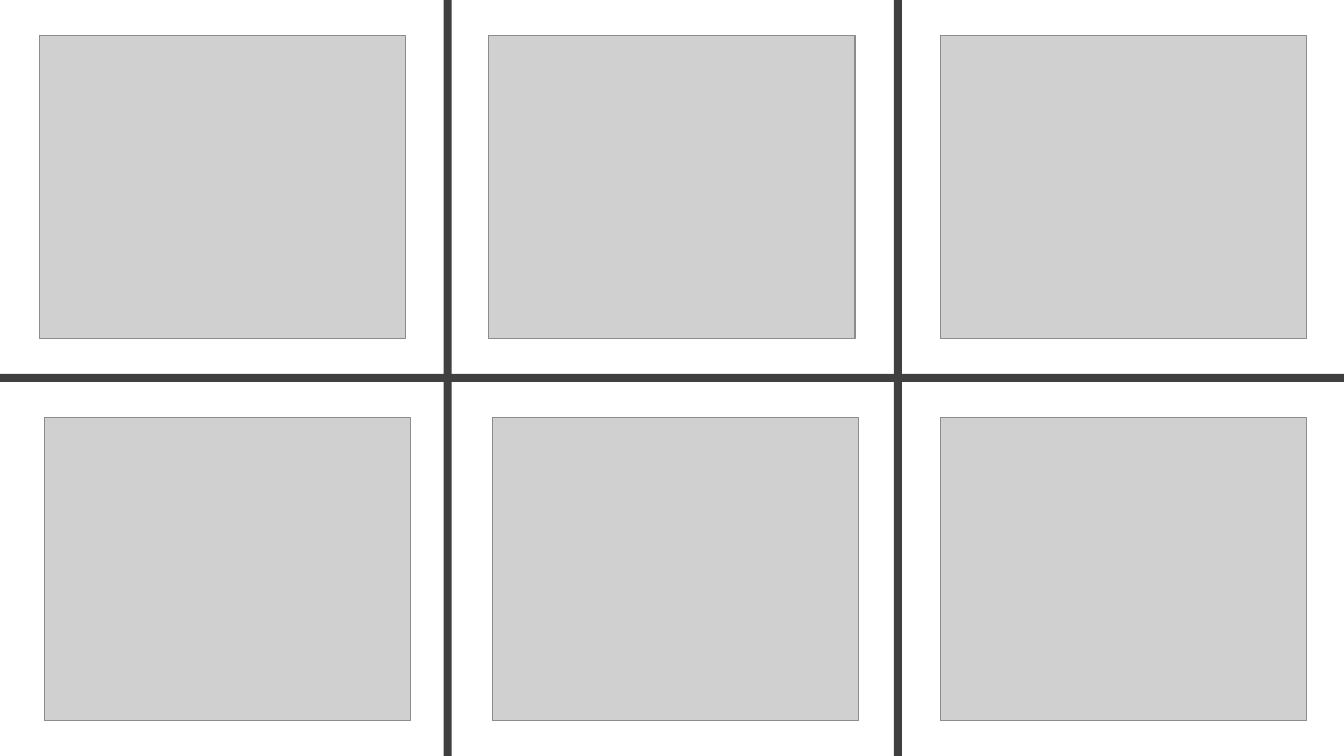
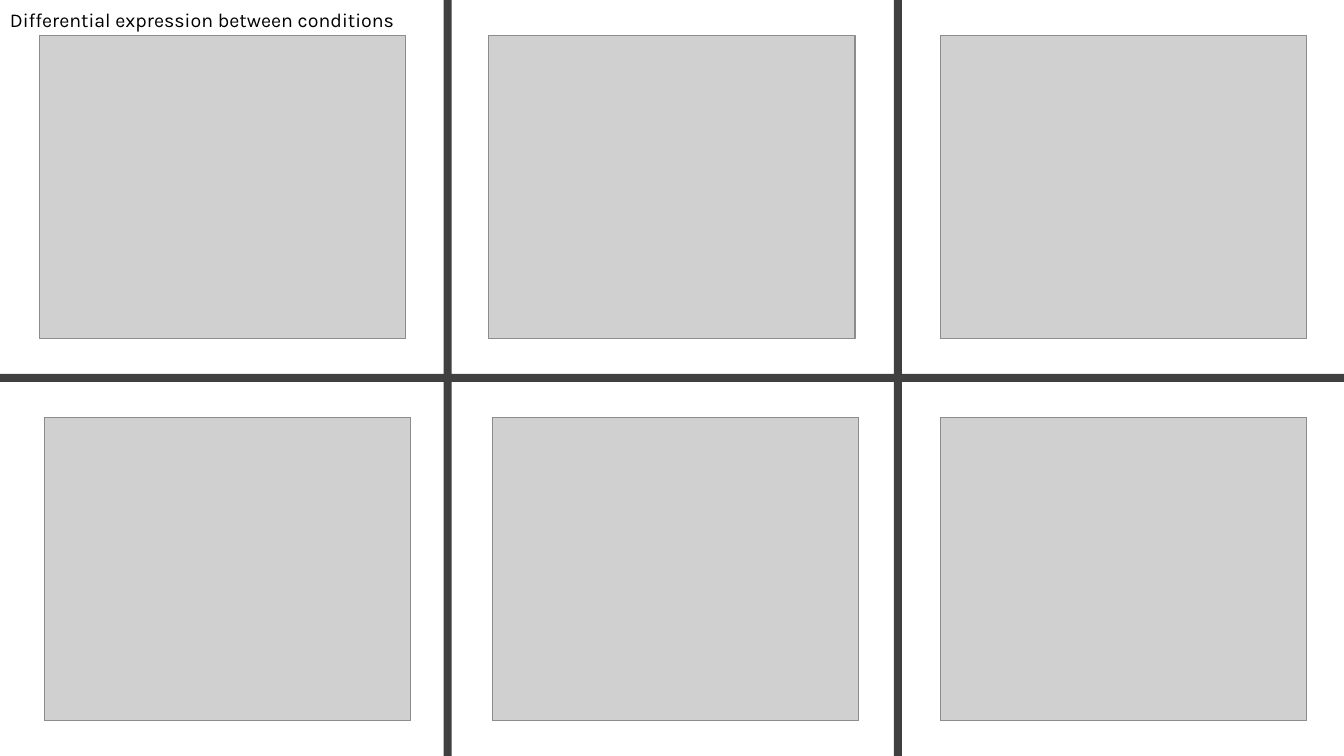
Before and after one commit to Yannisavlonitis/Master-Thesis-Bioinformatics, a slide deck: slide 2 of Results/Presentacion_Salmonella.pptx. Drawn at 1344x756 pixels with LibreOffice and Linux fonts; fonts in the diff are those of the drawing; grey boxes stand for pictures. Boxes give left, top, right and bottom in pixels: in the first picture for what was removed or moved away, otherwise in the second. Text is boxed around its words. In the diff, an @@ line names an element or a change of style, - is before the commit and + after.

```diff
--- a/Results/Presentacion_Salmonella.pptx
+++ b/Results/Presentacion_Salmonella.pptx
@@ text added at bbox=[10, 13, 394, 32], 14 pt, text #000000 @@
+Differential expression between conditions
```
Also in this commit, not shown: 3 slides added, 3 slides removed.
